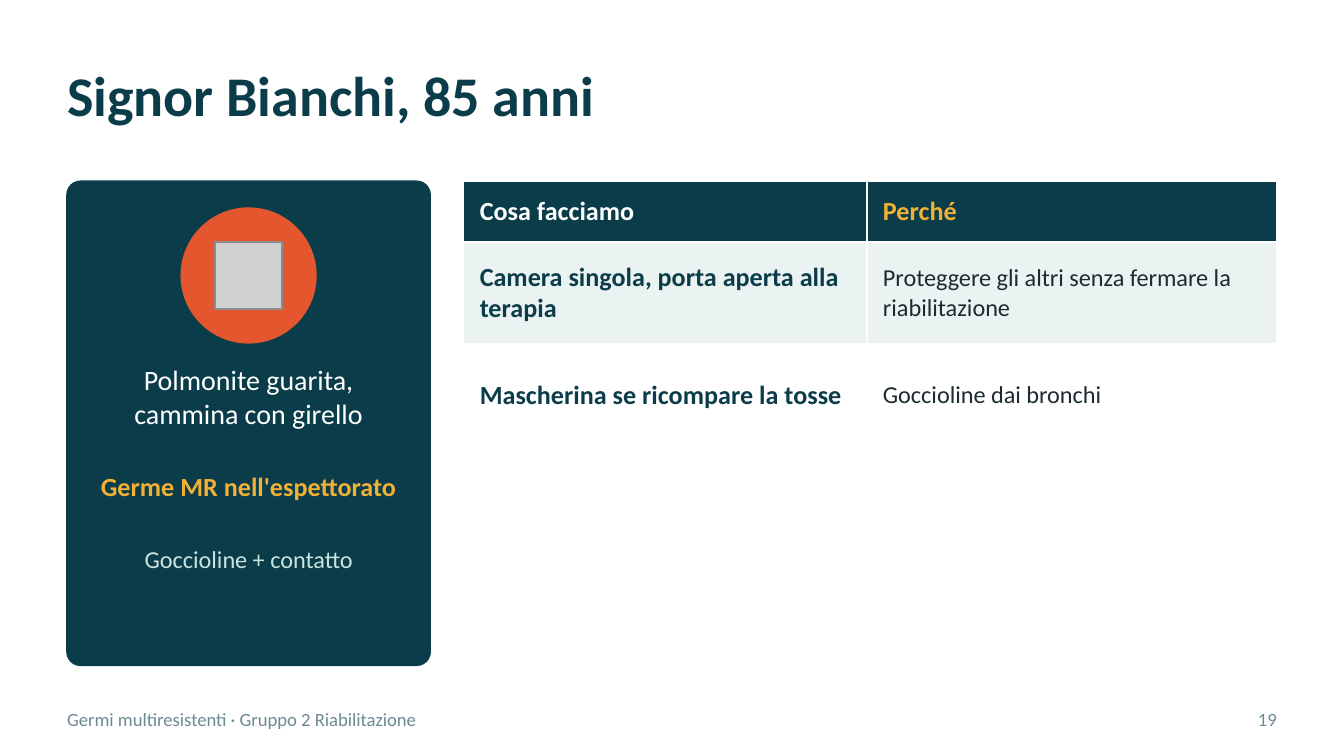
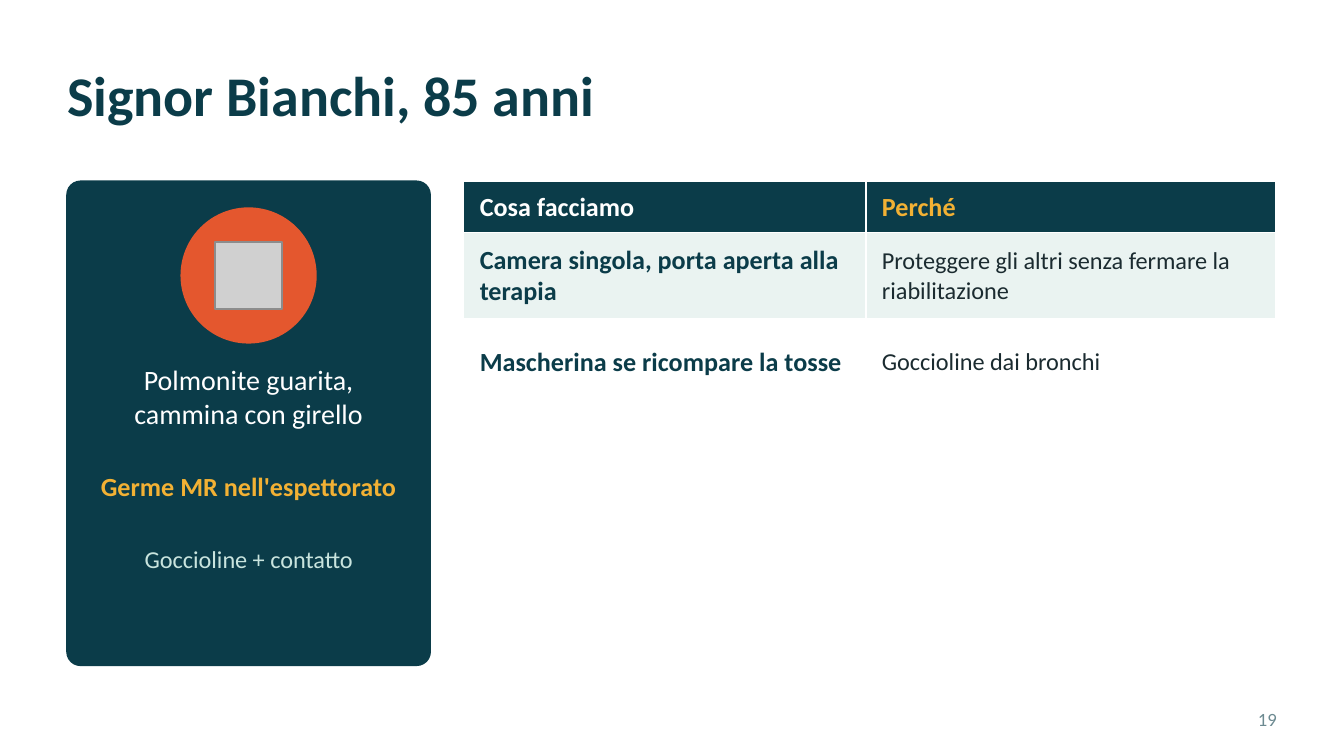
Before and after one commit to theRealCB/04_SSPSS, a slide deck: slide 82 of Situazioni di cura/Multiresistenze/Multiresistenze_Gruppo2_v6.pptx (slide 83 before the commit). Drawn at 1344x756 pixels with LibreOffice and Linux fonts; fonts in the diff are those of the drawing; grey boxes stand for pictures. Boxes give left, top, right and bottom in pixels: in the first picture for what was removed or moved away, otherwise in the second. Text is boxed around its words. In the diff, an @@ line names an element or a change of style, - is before the commit and + after.

```diff
--- a/Situazioni di cura/Multiresistenze/Multiresistenze_Gruppo2_v6.pptx
+++ b/Situazioni di cura/Multiresistenze/Multiresistenze_Gruppo2_v6.pptx
@@ table: place and size @@
-table at [464,181,1277,412]
+table at [464,181,1275,406]
@@ text removed at [67,713,416,729] @@
-Germi multiresistenti · Gruppo 2 Riabilitazione
```
Also in this commit, not shown: 79 other slides changed, 1 slide added, 1 slide removed, 3 other files.
